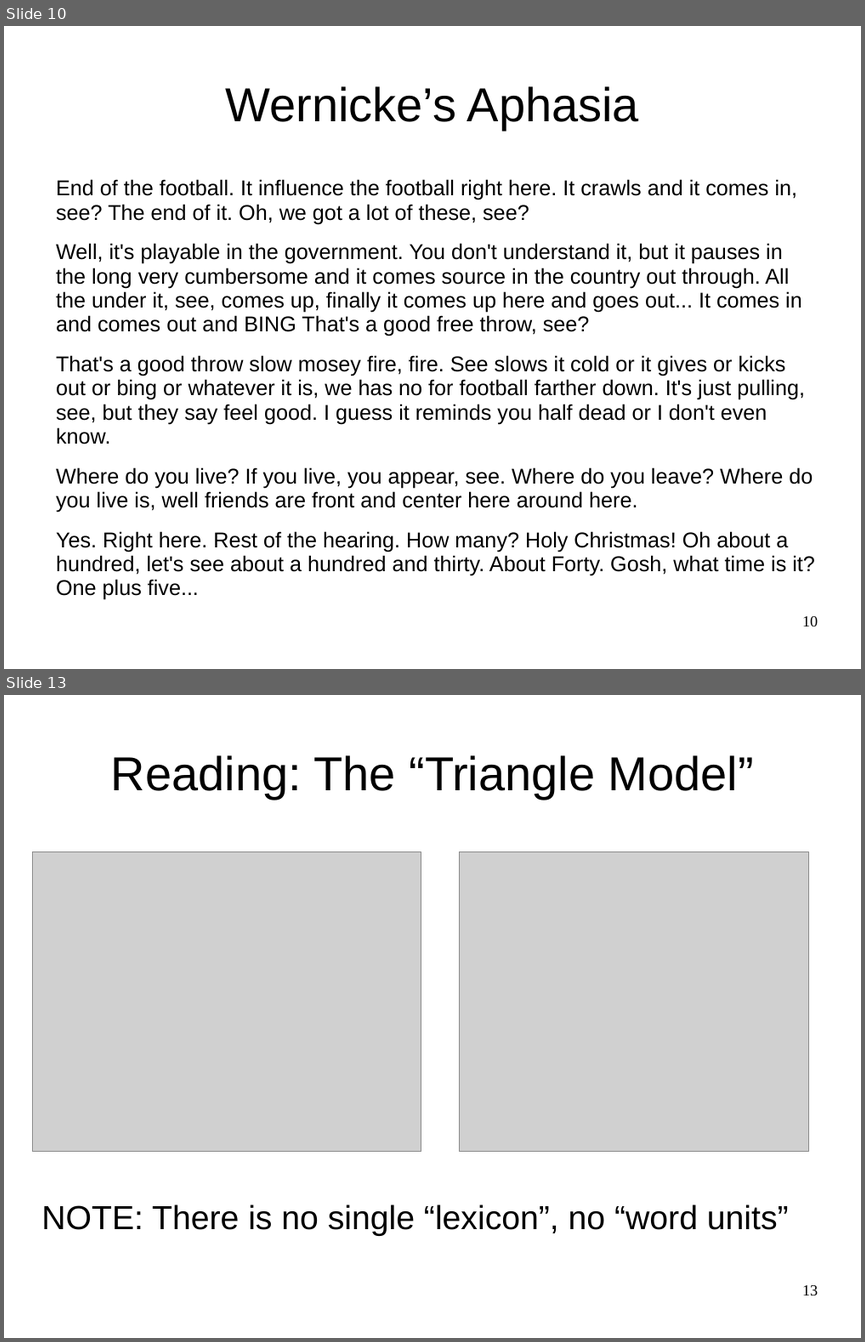
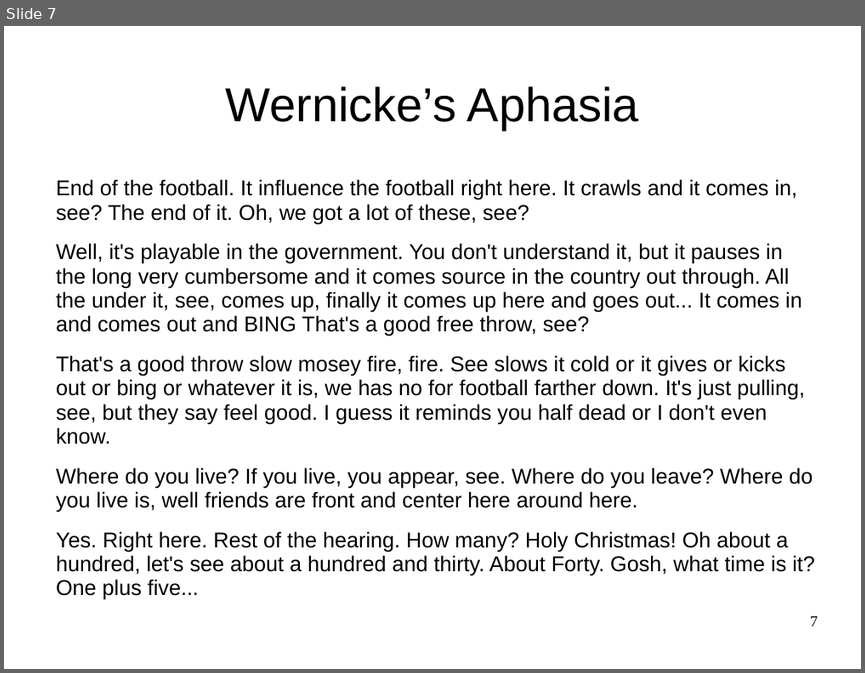
Before and after one commit to ccnlab/teaching, a slide deck: genpsych/randy_slides/oreilly_genpsych_language.pptx. Shown one above the other, each under a label of ours: slides 10 and 13 before the commit, slide 7 after it; the slides between them are not shown. The pictures are 865x1342 and 865x673 pixels, drawn with LibreOffice and Linux fonts; fonts in the diff are those of the drawing; grey boxes stand for pictures; background and template pictures are left out. Boxes give left, top, right and bottom in pixels: in the first picture for what was removed or moved away, otherwise in the second. Text is boxed around its words. In the diff, an @@ line names an element or a change of style, - is before the commit and + after.

```diff
--- a/genpsych/randy_slides/oreilly_genpsych_language.pptx
+++ b/genpsych/randy_slides/oreilly_genpsych_language.pptx
@@ slide 13 removed at <box>4,695,861,1338</box>, background picture (left out) @@
@@ title removed at <box>111,755,754,799</box> @@
-Reading: The “Triangle Model”
@@ picture removed at <box>32,851,420,1151</box> @@
@@ picture removed at <box>459,851,808,1151</box> @@
@@ text removed at <box>41,1204,789,1236</box> @@
-NOTE: There is no single “lexicon”, no “word units”
@@ page number removed at <box>802,1285,817,1295</box> @@
-13
@@ what was slide 10 is now slide 7 @@
@@ page number at <box>810,616,817,626</box>: text changed @@
-10
+7
```
Also in this commit, not shown: 3 slides changed, 8 slides added, 17 other slides removed.
